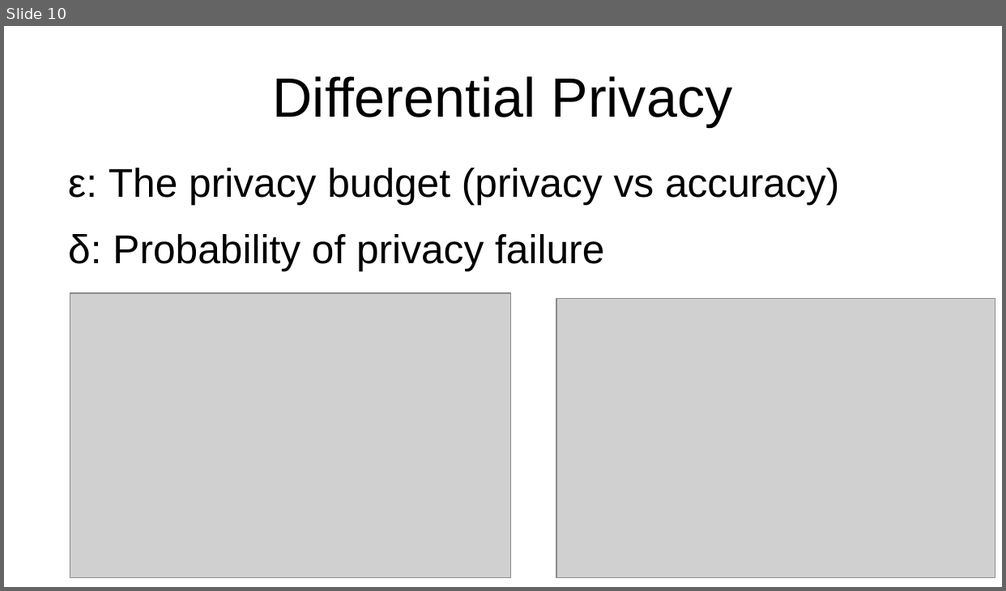
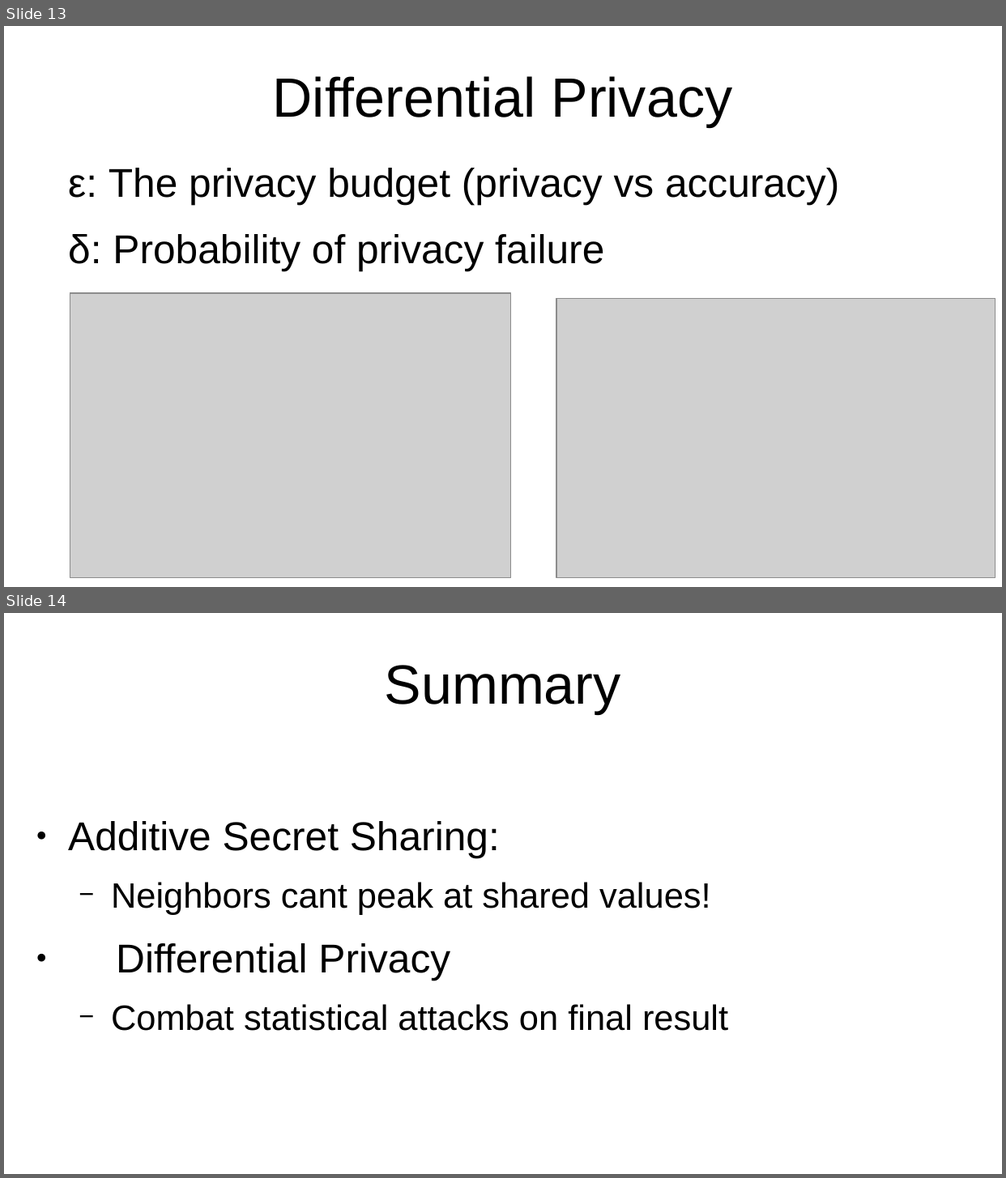
Before and after one commit to MortenMunk/PE-capstone, a slide deck: presentation.odp. Shown one above the other, each under a label of ours: slide 10 before the commit, slides 13 and 14 after it. The pictures are 1006x591 and 1006x1178 pixels, drawn with LibreOffice and Linux fonts; fonts in the diff are those of the drawing; grey boxes stand for pictures. Boxes give left, top, right and bottom in pixels: in the first picture for what was removed or moved away, otherwise in the second. Text is boxed around its words. In the diff, an @@ line names an element or a change of style, - is before the commit and + after.

```diff
--- a/presentation.odp
+++ b/presentation.odp
@@ slide 14 added at (4, 613, 1002, 1174), background #FFFFFF @@
@@ title added at (385, 665, 621, 714), 44 pt, text #000000 @@
+Summary
@@ text added at (68, 821, 728, 1031), 28 pt, text #000000 @@
+● Additive Secret Sharing:
+  − Neighbors cant peak at shared values!
+● Differential Privacy
+  − Combat statistical attacks on final result
@@ what was slide 10 is now slide 13 @@
```
Also in this commit, not shown: 5 slides changed, 5 other slides added, 2 slides removed, 6 other files.
